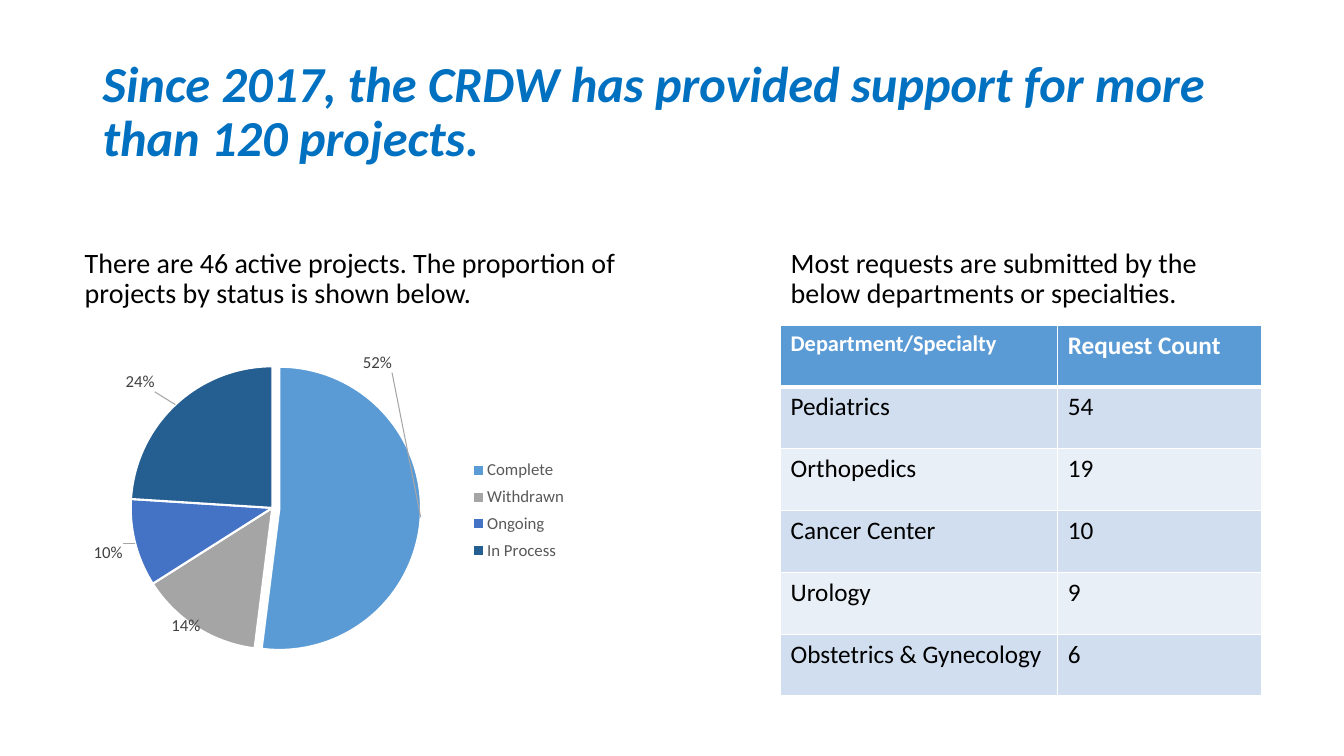
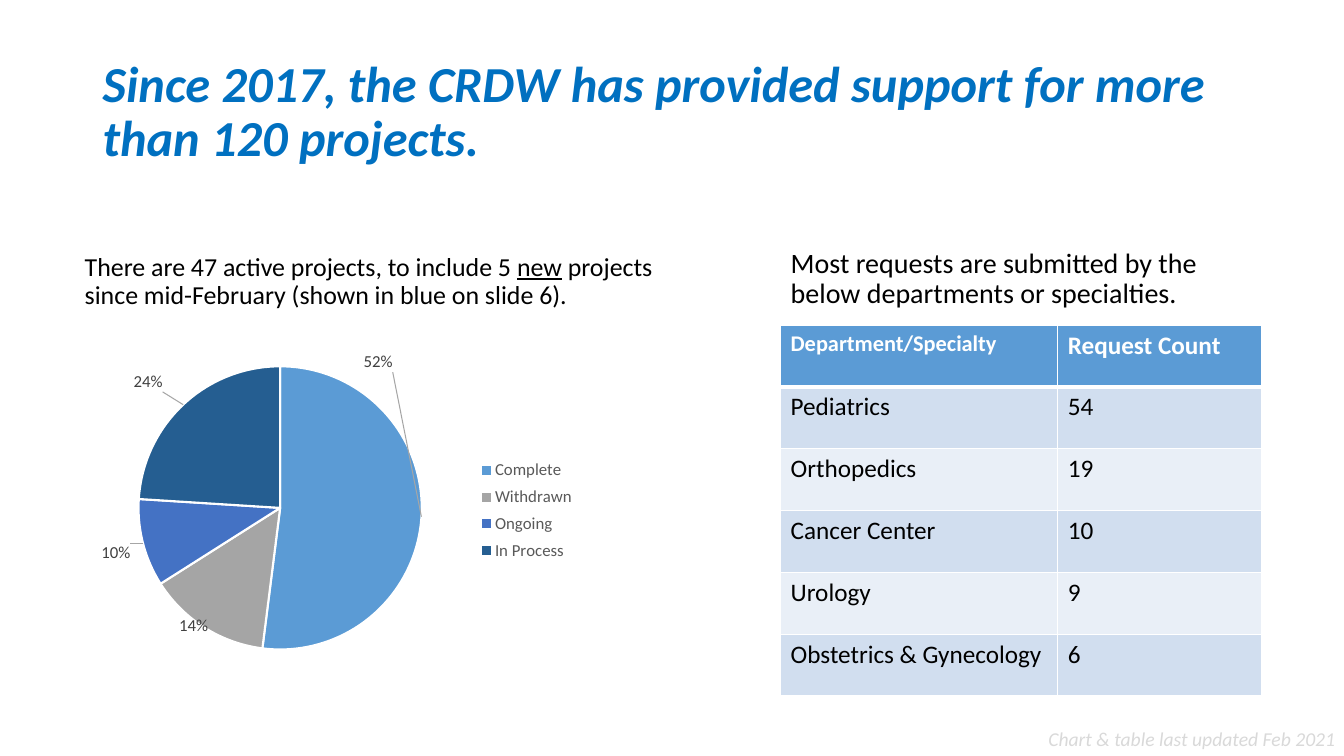
Before and after one commit to OuhscBbmc/prairie-outpost-public, a slide deck: slide 2 of publications/presentation-2021-03-aac/crdw-2021-03.pptx. Drawn at 1344x756 pixels with LibreOffice and Linux fonts; fonts in the diff are those of the drawing. Boxes give left, top, right and bottom in pixels: in the first picture for what was removed or moved away, otherwise in the second. Text is boxed around its words. In the diff, an @@ line names an element or a change of style, - is before the commit and + after.

```diff
--- a/publications/presentation-2021-03-aac/crdw-2021-03.pptx
+++ b/publications/presentation-2021-03-aac/crdw-2021-03.pptx
@@ text at [85, 258, 653, 309]: text changed; size 20 to 18.5 pt @@
-There are 46 active projects. The proportion of projects by status is shown below.
+There are 47 active projects, to include 5 new projects since mid-February (shown in blue on slide 6).
@@ pie chart: place and size @@
-pie chart at [39, 296, 675, 725]
+pie chart at [47, 296, 683, 725]
@@ text added at [1048, 728, 1335, 752], 14 pt, text #D9D9D9, italic @@
+Chart & table last updated Feb 2021
```
Also in this commit, not shown: 16 other slides changed, 3 slides added.
